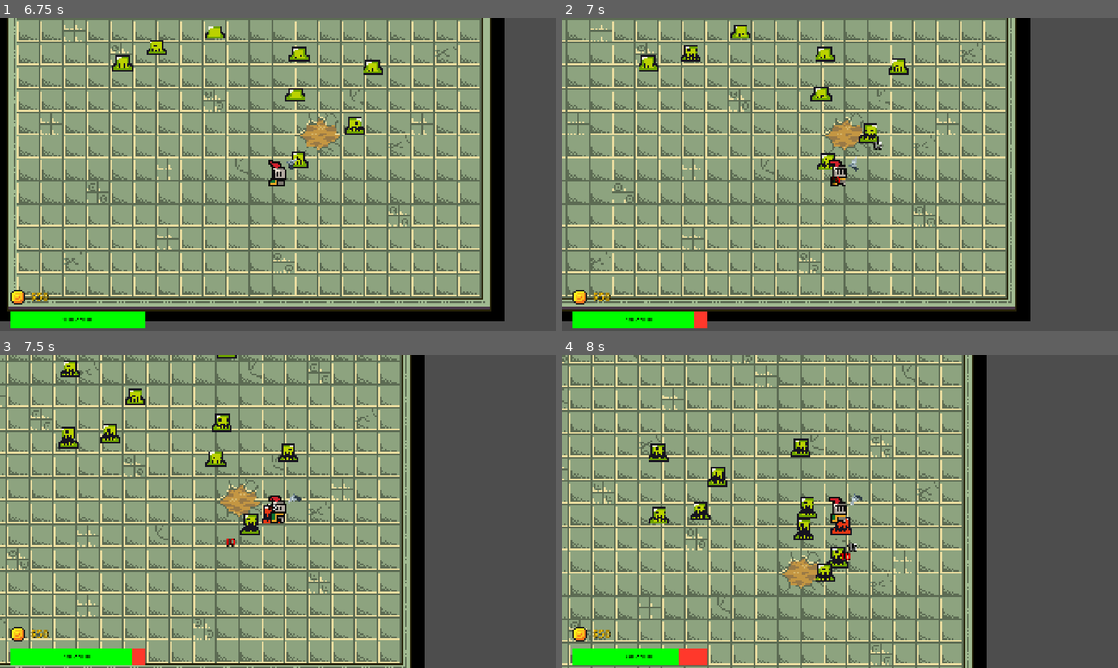
Above: before the commit, frames 1-4 (two rows, left to right).
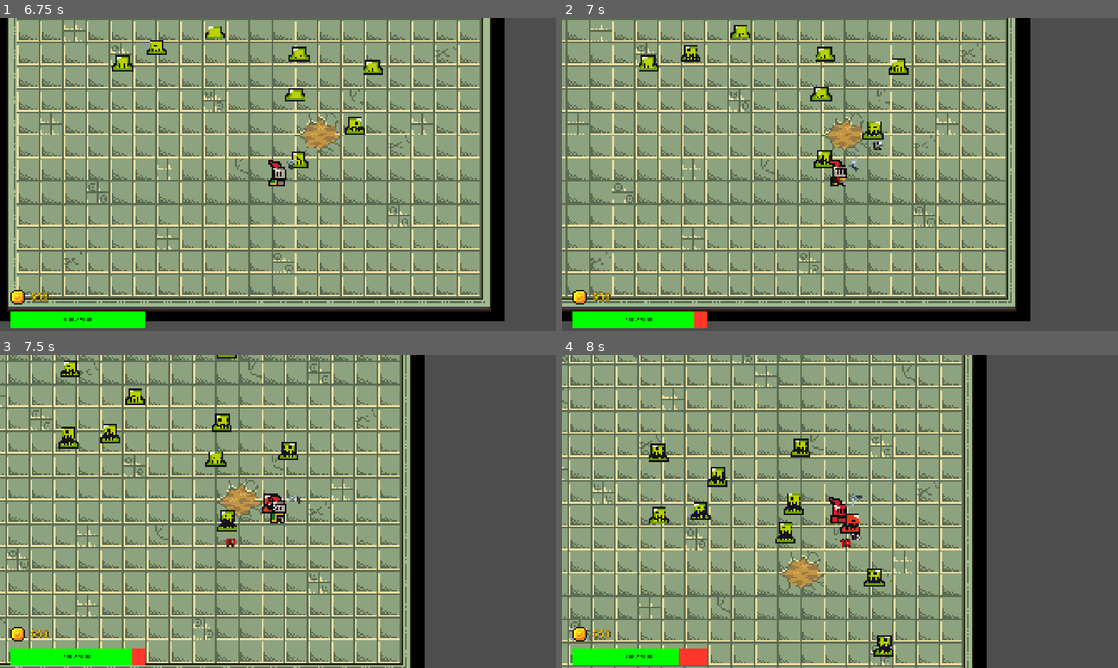
Above: after the commit, the same moments.

Repository: jtmchenry/2D-Roguelike-Game-Game-Jam-2025
Game: Godot game, scene res://ui/main_menu.tscn
Same seed, same stepped clock (60 frames per second), same inputs: the game is played once before the commit and once after it.
Inputs:
- Up to frame 1 (6.75 s): click "Play" at 0.5 s; hold Right (move_right) 1.28-2.03 s; hold Down (move_down) 2.03-2.78 s; hold Right (move_right) 2.78-3.53 s; hold Up (move_up) 3.53-4.28 s; hold Left (move_left) 4.28-5.78 s; hold Down (move_down) 5.78-6.53 s; hold Right (move_right) from 6.53 s (still down)
- Up to frame 2 (7 s): keep holding Right (move_right)
- Up to frame 3 (7.5 s): release Right (move_right) at 7.28 s; hold Up (move_up) from 7.28 s (still down)
- Up to frame 4 (8 s): keep holding Up (move_up)

Frame 1 is identical in both runs. In frame 2, 0.4% of the frame differs, in the area x 45-58%, y 33-49%; in frame 3, 0.7%; in frame 4, 2.0%, in the area x 38-60%, y 44-97%.

Commit message:
Adding States to the monsters so do different behaviors

Diff:
--- a/2d-roguelike/monster/monster.gd
+++ b/2d-roguelike/monster/monster.gd
@@ -14,16 +14,33 @@
 
 var is_hurt = false
 
+#Lol dashing
+var is_dashing: bool = false
+var dash_timer: float = 0.0
+var cooldown_timer: float = 0.0
+var dash_direction: Vector2 = Vector2.ZERO
+
+@export var move_speed: float = 200.0       # Speed when approaching
+@export var dash_speed: float = 600.0       # Speed during dash
+@export var dash_duration: float = 1      # How long the dash lasts
+@export var windup_time: float = 0.5        # How long the monster waits before dashing
+@export var dash_trigger_distance: float = 200.0 # Start wind-up when this close to player
+
+enum State { APPROACH, WINDUP, DASH }
+var current_state = State.APPROACH
+
+var timer: float = 0.0
+
 func _ready() -> void:
 	damage_timer.connect("timeout", _damage_player)
 	add_to_group("Enemies")
+	if not player:
+		var players = get_tree().get_nodes_in_group("player")
+		player = players[0]
 
 func _physics_process(delta: float) -> void:
 	if Game.is_game_over:
 		return
-	if not player:
-		var players = get_tree().get_nodes_in_group("player")
-		player = players[0]
 
 	if not player:
 		return
@@ -31,12 +48,15 @@
 	if not is_hurt:
 		animated_sprite.play("idle")
 
+	match current_state:
+		State.APPROACH:
+			approach_player(delta)
+		State.WINDUP:
+			windup(delta)
+		State.DASH:
+			do_dash(delta)
+
 	var direction = player.global_position - global_position
-	if direction.length() > 5:  # stop moving when close
-		direction = direction.normalized()
-		velocity = direction * speed
-	else:
-		velocity = Vector2.ZERO
 
 	if direction.x > 0:
 		animated_sprite.flip_h = false
@@ -84,10 +104,38 @@
 		l.global_position = global_position + Vector2(x, y)
 		get_tree().get_root().add_child(l)
 
-
-
 func set_health_value(monster_health: int):
 	health_control.set_health_value(monster_health)
+
+func approach_player(delta):
+	if not player:
+		return
+
+	var to_player = player.global_position - global_position
+	if to_player.length() <= dash_trigger_distance:
+		current_state = State.WINDUP
+		timer = windup_time
+		velocity = Vector2.ZERO
+	else:
+		velocity = to_player.normalized() * move_speed
+
+func windup(delta):
+	timer -= delta
+	velocity = Vector2.ZERO  # stay still
+	if timer <= 0:
+		if player:
+			dash_direction = (player.global_position - global_position).normalized()
+		else:
+			dash_direction = Vector2.RIGHT  # fallback
+		current_state = State.DASH
+		timer = dash_duration
+
+func do_dash(delta):
+	velocity = dash_direction * dash_speed
+	timer -= delta
+	if timer <= 0:
+		current_state = State.APPROACH
+		velocity = Vector2.ZERO
 
 
 func _on_monster_animated_sprite_animation_finished() -> void:
